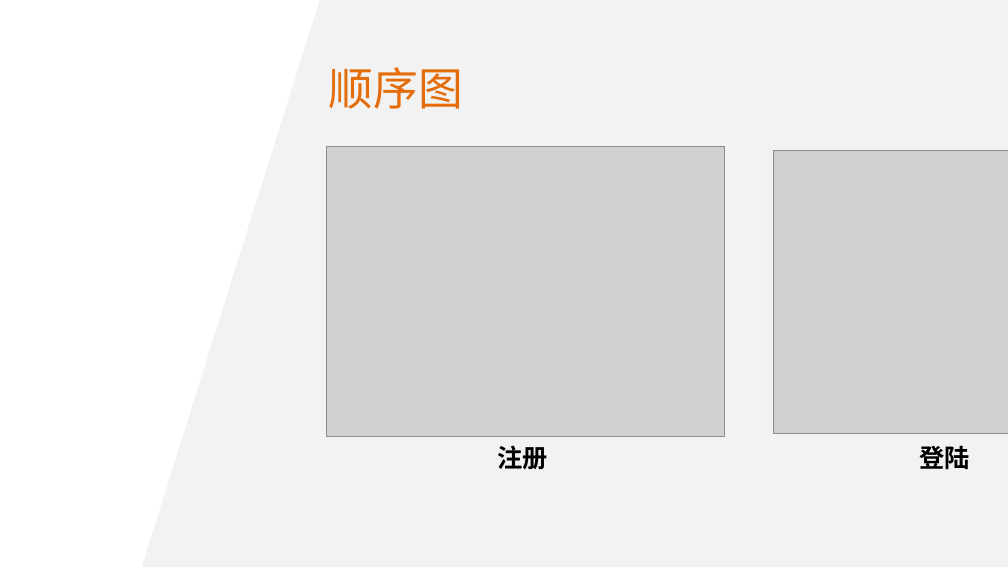
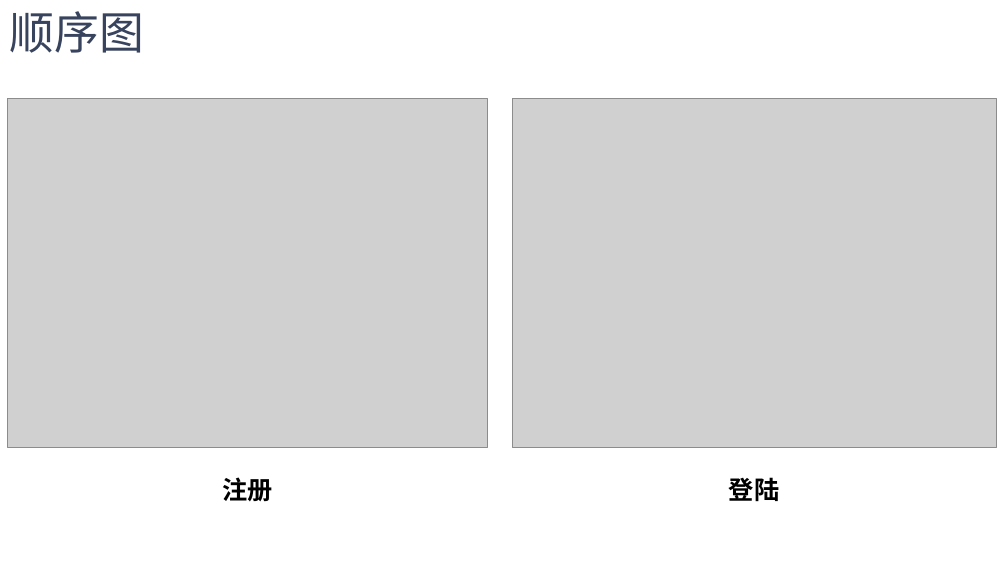
Before and after one commit to skyetim/travel_planning_website, a slide deck: slide 9 of doc/第二阶段课堂展示/第二阶段课堂展示.pptx (slide 6 before the commit). Drawn at 1008x567 pixels with LibreOffice and Linux fonts; fonts in the diff are those of the drawing; grey boxes stand for pictures; background and template pictures are left out. Boxes give left, top, right and bottom in pixels: in the first picture for what was removed or moved away, otherwise in the second. Text is boxed around its words. In the diff, an @@ line names an element or a change of style, - is before the commit and + after.

```diff
--- a/doc/第二阶段课堂展示/第二阶段课堂展示.pptx
+++ b/doc/第二阶段课堂展示/第二阶段课堂展示.pptx
@@ text "顺序图" moved from (x1=329, y1=67, x2=463, y2=109) to (x1=10, y1=11, x2=144, y2=53) @@
@@ text "顺序图" at (x1=10, y1=11, x2=144, y2=53): text colour #E46C0A to #38435D; vertical alignment middle to top @@
@@ trapezoid removed at (x1=142, y1=0, x2=1008, y2=566) @@
@@ picture resized from (x1=327, y1=147, x2=725, y2=436) to (x1=8, y1=99, x2=488, y2=448) @@
@@ picture resized from (x1=773, y1=150, x2=1008, y2=433) to (x1=512, y1=99, x2=997, y2=448) @@
@@ text added at (x1=222, y1=477, x2=272, y2=502), 18 pt, text #000000, bold @@
+注册
@@ text at (x1=729, y1=477, x2=779, y2=501): text changed @@
-注册 登陆
+登陆
```
Also in this commit, not shown: 7 other slides changed, 3 slides added.
